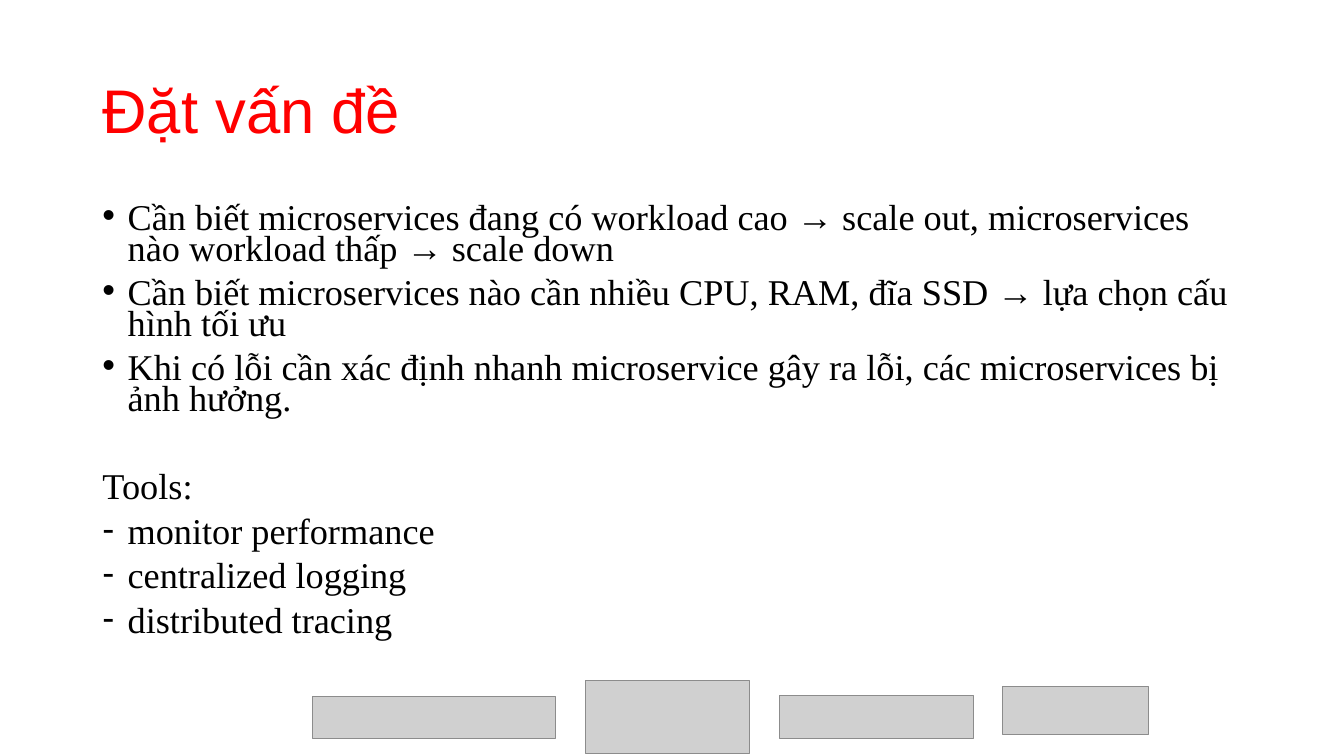
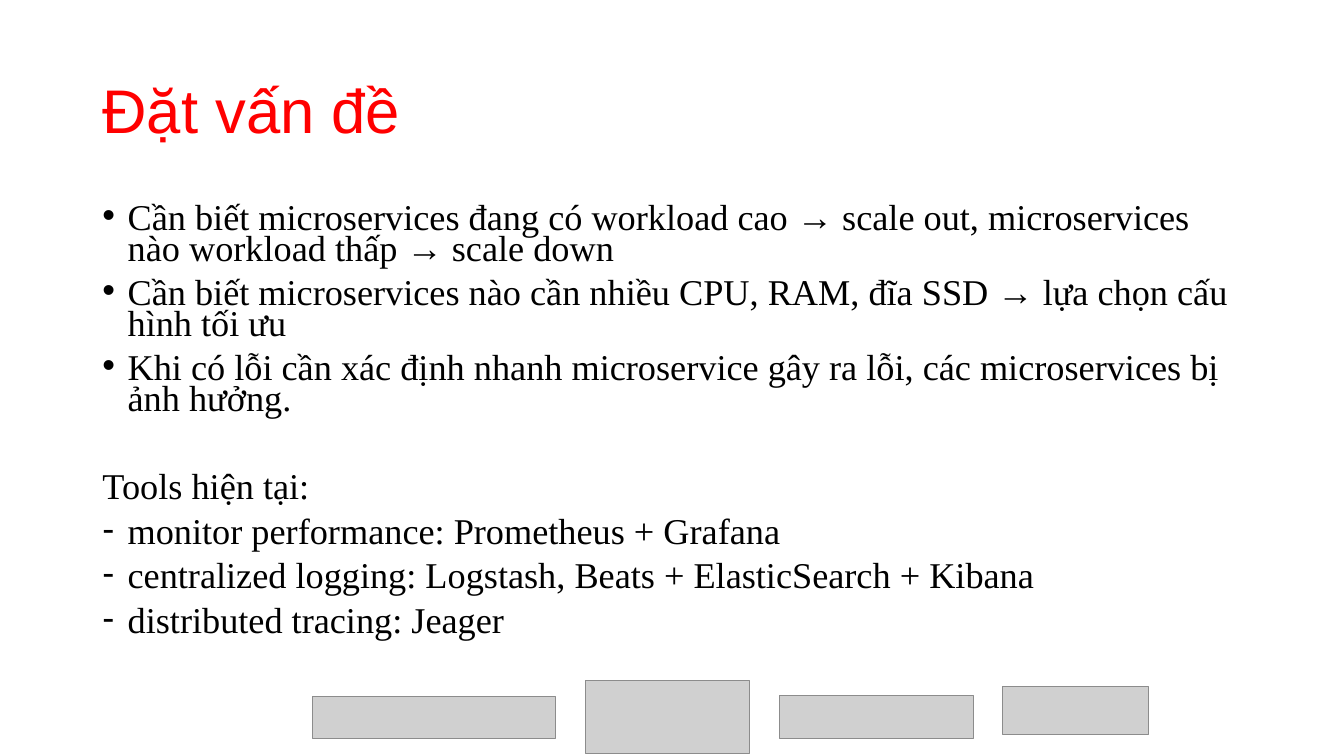
Before and after one commit to tuanndd/microservices-labs, a slide deck: slide 2 of module-6/Choosing-a-Microservices-Deployment-Strategy.pptx. Drawn at 1344x756 pixels with LibreOffice and Linux fonts; fonts in the diff are those of the drawing; grey boxes stand for pictures. Boxes give left, top, right and bottom in pixels: in the first picture for what was removed or moved away, otherwise in the second. Text is boxed around its words. In the diff, an @@ line names an element or a change of style, - is before the commit and + after.

```diff
--- a/module-6/Choosing-a-Microservices-Deployment-Strategy.pptx
+++ b/module-6/Choosing-a-Microservices-Deployment-Strategy.pptx
@@ text at (x1=102, y1=473, x2=1034, y2=640): text changed @@
-Tools:
-– monitor performance
-– centralized logging
-– distributed tracing
+Tools hiện tại:
+– monitor performance: Prometheus + Grafana
+– centralized logging: Logstash, Beats + ElasticSearch + Kibana
+– distributed tracing: Jeager
```
Also in this commit, not shown: 2 other slides changed, 5 other files.
